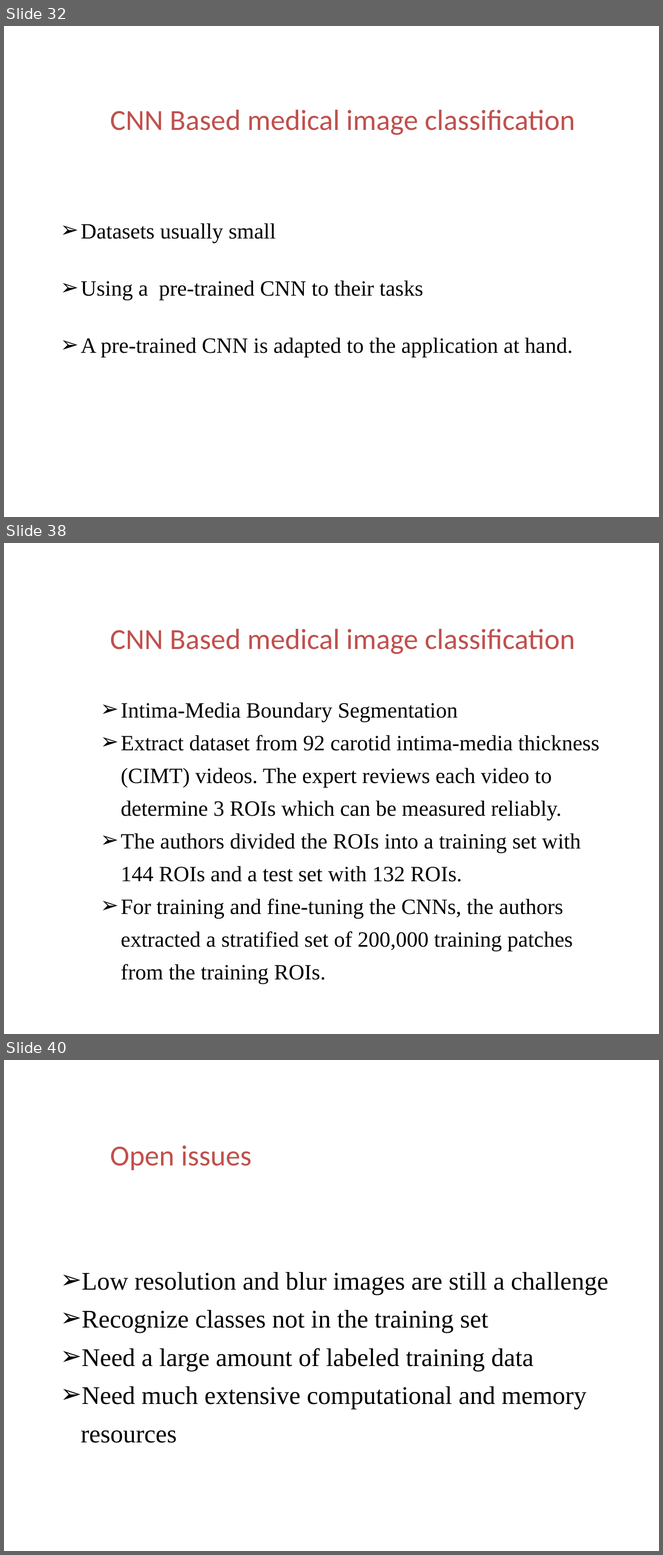
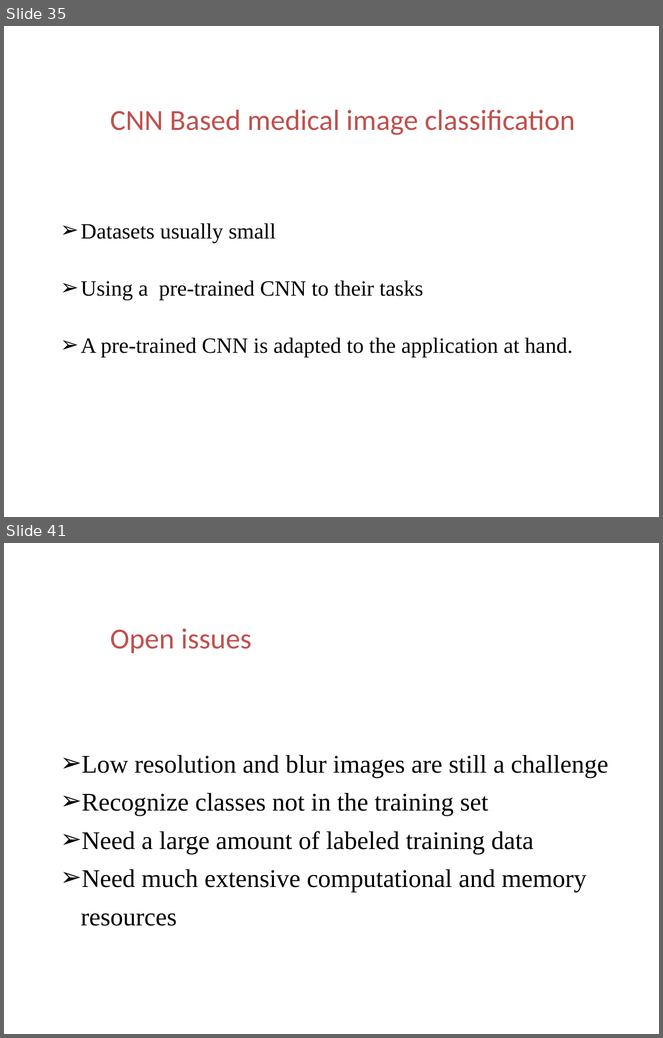
Before and after one commit to ttomchy/CV_2Project, a slide deck: presentation.pptx. Shown one above the other, each under a label of ours: slides 32, 38 and 40 before the commit, slides 35 and 41 after it; the slides between them are not shown. The pictures are 663x1555 and 663x1038 pixels, drawn with LibreOffice and Linux fonts; fonts in the diff are those of the drawing; background and template pictures are left out. Boxes give left, top, right and bottom in pixels: in the first picture for what was removed or moved away, otherwise in the second. Text is boxed around its words. In the diff, an @@ line names an element or a change of style, - is before the commit and + after.

```diff
--- a/presentation.pptx
+++ b/presentation.pptx
@@ slide 38 removed at <box>4,543,659,1034</box>, background picture (left out) @@
@@ text removed at <box>54,616,94,653</box> @@
-04
@@ text removed at <box>110,629,575,654</box> @@
-CNN Based medical image classification
@@ text removed at <box>121,703,599,952</box> @@
-➢ Intima-Media Boundary Segmentation
-➢ Extract dataset from 92 carotid intima-media thickness (CIMT) videos. The expert reviews each video to determine 3 ROIs which can be measured reliably.
-➢ The authors divided the ROIs into a training set with 144 ROIs and a test set with 132 ROIs.
-➢ For training and fine-tuning the CNNs, the authors extracted a stratified set of 200,000 training patches from the training ROIs.
@@ what was slide 32 is now slide 35 @@
@@ what was slide 40 is now slide 41 @@
```
Also in this commit, not shown: 3 slides changed, 5 slides added, 3 other slides removed, 1 other file.
